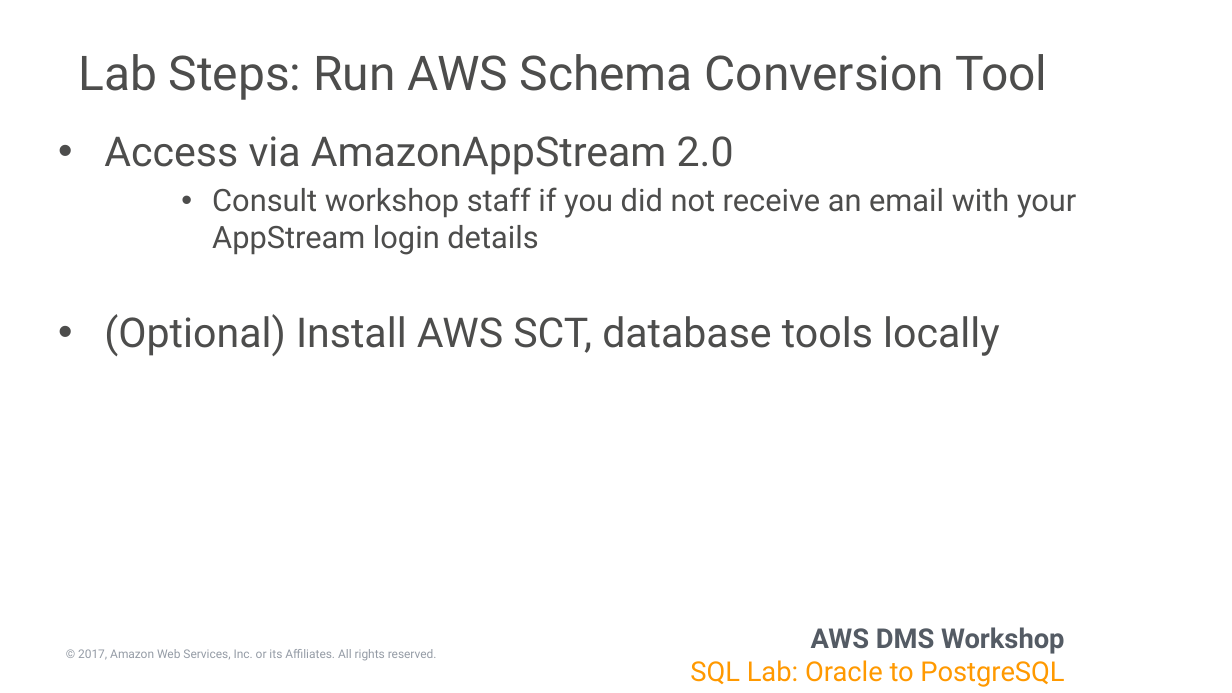
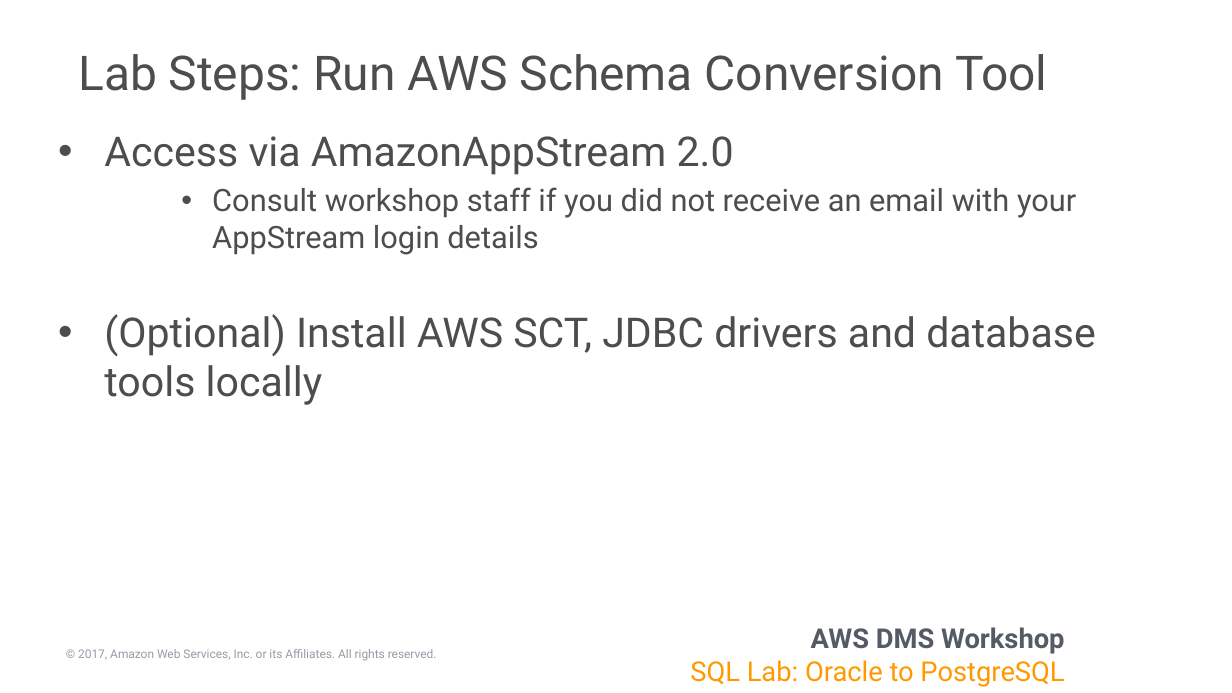
Before and after one commit to shirkeyaws/aws-dms-workshop, a slide deck: slide 10 of deck/dms-workshop-sql.pptx. Drawn at 1232x693 pixels with LibreOffice and Linux fonts; fonts in the diff are those of the drawing; background and template pictures are left out. Boxes give left, top, right and bottom in pixels: in the first picture for what was removed or moved away, otherwise in the second. Text is boxed around its words. In the diff, an @@ line names an element or a change of style, - is before the commit and + after.

```diff
--- a/deck/dms-workshop-sql.pptx
+++ b/deck/dms-workshop-sql.pptx
@@ text at box(104, 314, 1096, 405): text changed @@
-• (Optional) Install AWS SCT, database tools locally
+• (Optional) Install AWS SCT, JDBC drivers and database tools locally
```
Also in this commit, not shown: 1 other slide changed, 16 other files.
